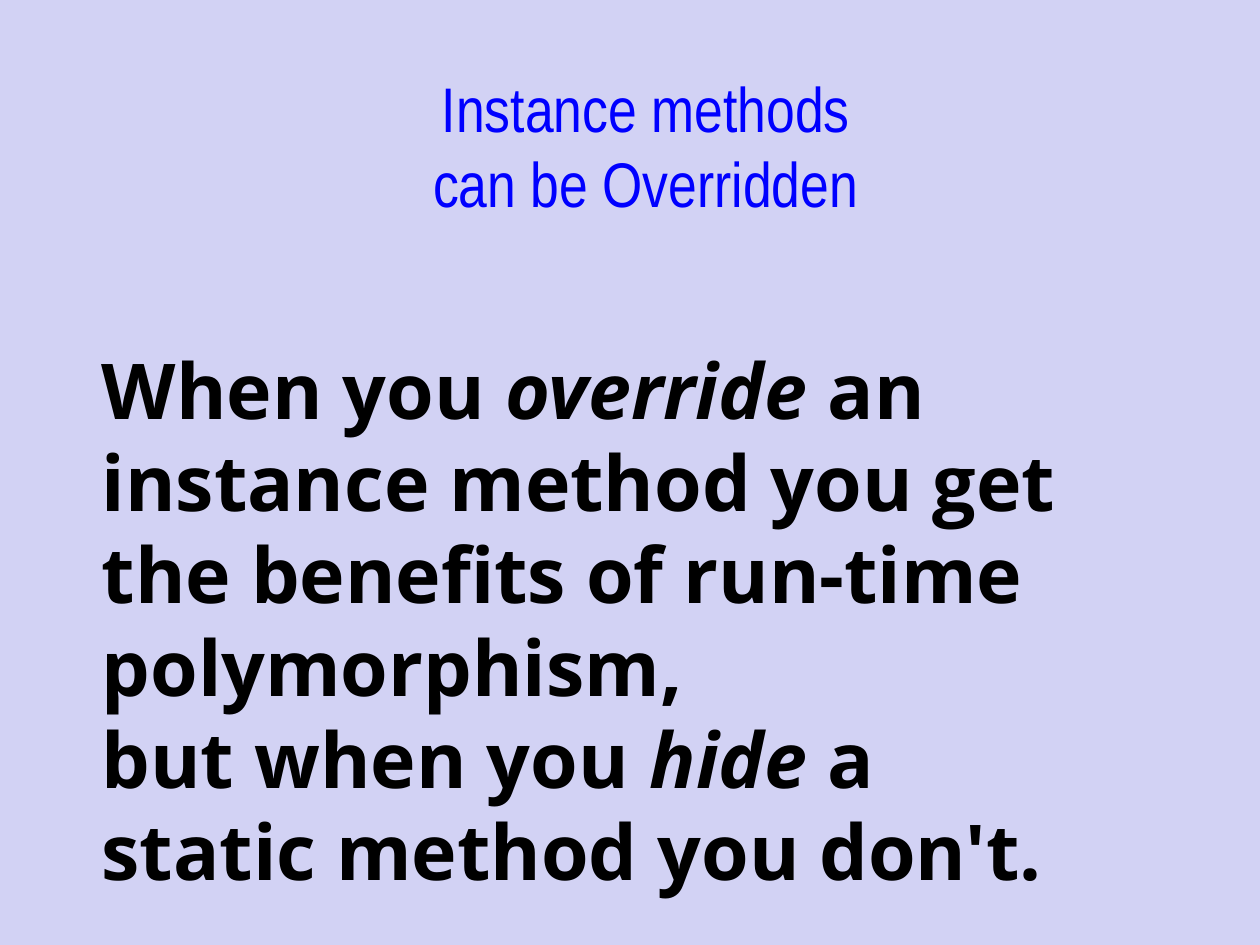
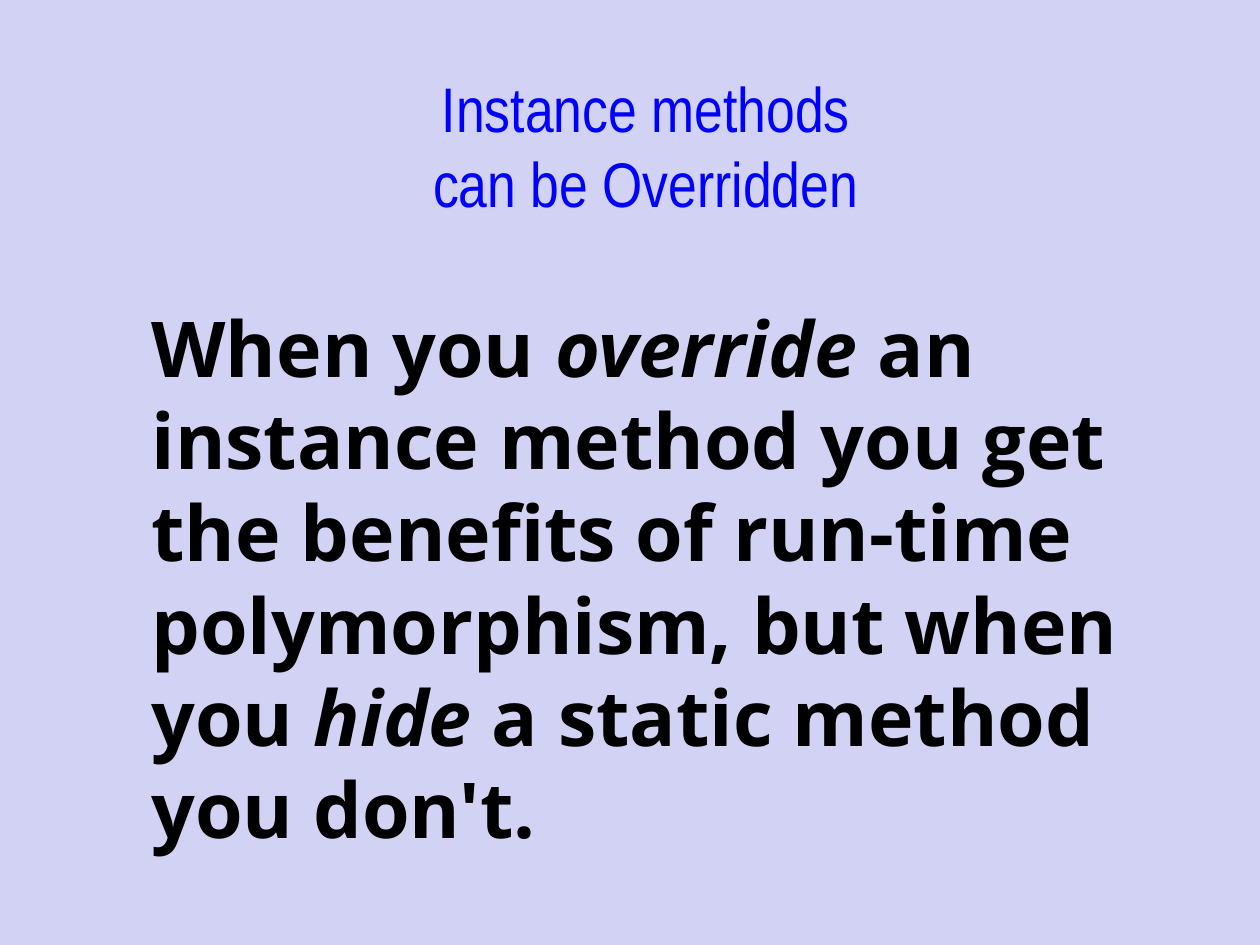
Before and after one commit to Cy-FairCS/cs3, a slide deck: slide 13 of u04b_abstractClasses/notes/_abstract_classes - Day 2.pptx (slide 16 before the commit). Drawn at 1260x945 pixels with LibreOffice and Linux fonts; fonts in the diff are those of the drawing. Boxes give left, top, right and bottom in pixels: in the first picture for what was removed or moved away, otherwise in the second. Text is boxed around its words. In the diff, an @@ line names an element or a change of style, - is before the commit and + after.

```diff
--- a/u04b_abstractClasses/notes/_abstract_classes - Day 2.pptx
+++ b/u04b_abstractClasses/notes/_abstract_classes - Day 2.pptx
@@ text "When you override an instance ..." rewrapped from [102,360,1055,899] to [152,318,1117,857] @@
```
Also in this commit, not shown: 4 other slides changed, 5 slides added, 6 slides removed.
